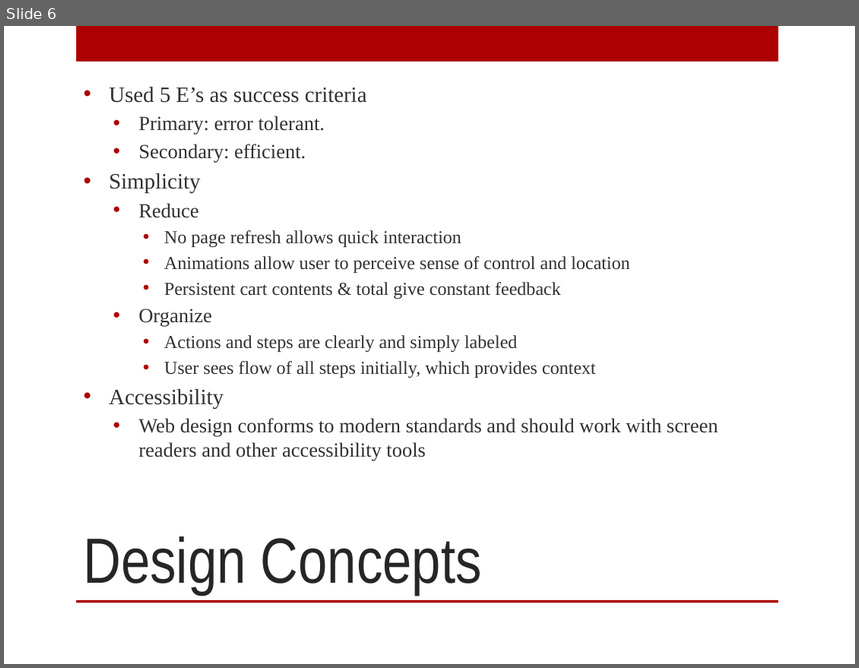
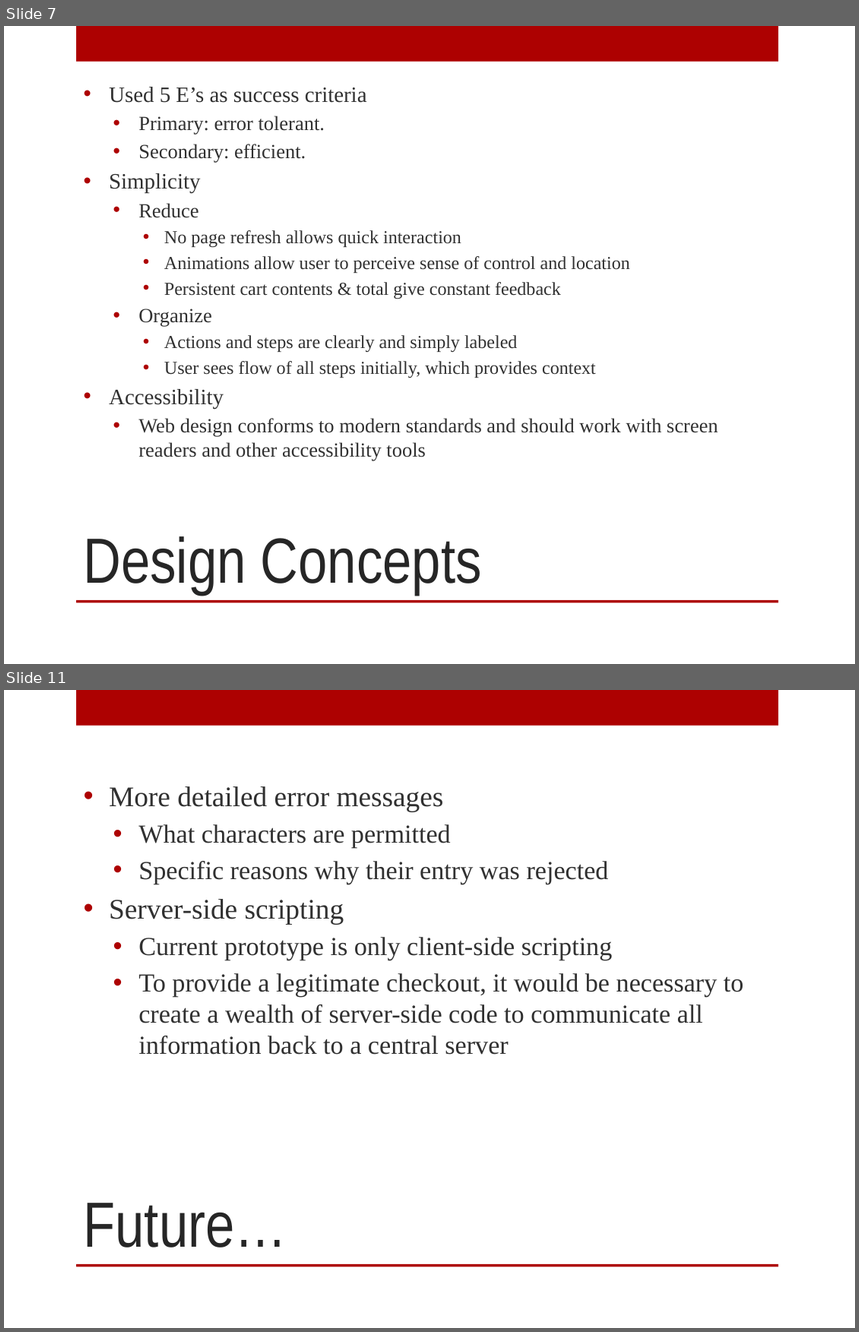
Before and after one commit to cs545/project-presentation, a slide deck: cs-545-presentation.pptx. Shown one above the other, each under a label of ours: slide 6 before the commit, slides 7 and 11 after it; the slides between them are not shown. The pictures are 859x668 and 859x1332 pixels, drawn with LibreOffice and Linux fonts; fonts in the diff are those of the drawing; background and template pictures are left out. Boxes give left, top, right and bottom in pixels: in the first picture for what was removed or moved away, otherwise in the second. Text is boxed around its words. In the diff, an @@ line names an element or a change of style, - is before the commit and + after.

```diff
--- a/cs-545-presentation.pptx
+++ b/cs-545-presentation.pptx
@@ slide 11 added at bbox=[4, 690, 855, 1328], background picture (left out); not listed: 2 template elements that a slide beside it also shows @@
@@ text added at bbox=[109, 787, 744, 1055], 22 pt, text #303030 @@
+• More detailed error messages
+  • What characters are permitted
+  • Specific reasons why their entry was rejected
+• Server-side scripting
+  • Current prototype is only client-side scripting
+  • To provide a legitimate checkout, it would be necessary to create a wealth of server-side code to communicate all information back to a central server
@@ title added at bbox=[84, 1203, 287, 1248], 54 pt, text #262626 @@
+Future…
@@ what was slide 6 is now slide 7 @@
```
Also in this commit, not shown: 3 slides changed, 2 other slides added.
